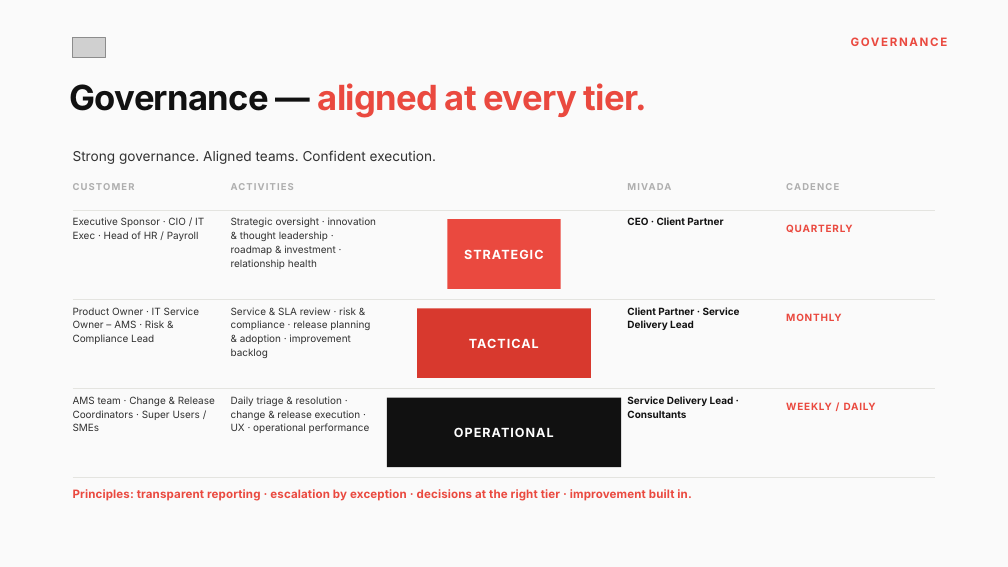
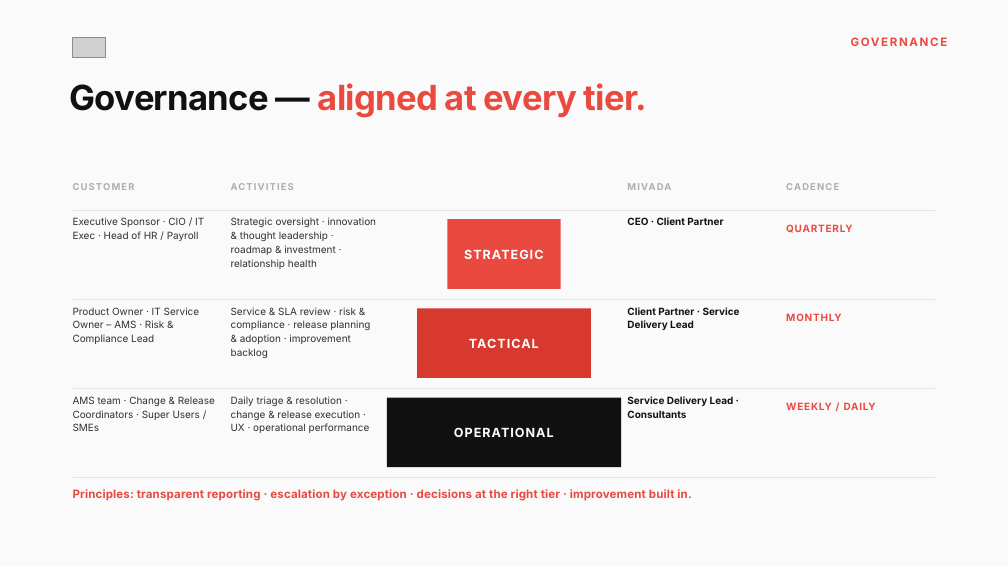
Before and after one commit to danielzrno/claude, a slide deck: slide 6 of design-system/samples/Mivada_AMS_Services_editorial.pptx. Drawn at 1008x567 pixels with LibreOffice and Linux fonts; fonts in the diff are those of the drawing; grey boxes stand for pictures. Boxes give left, top, right and bottom in pixels: in the first picture for what was removed or moved away, otherwise in the second. Text is boxed around its words. In the diff, an @@ line names an element or a change of style, - is before the commit and + after.

```diff
--- a/design-system/samples/Mivada_AMS_Services_editorial.pptx
+++ b/design-system/samples/Mivada_AMS_Services_editorial.pptx
@@ text removed at (73, 150, 436, 164) @@
-Strong governance. Aligned teams. Confident execution.
```
Also in this commit, not shown: 4 other slides changed, 8 other files.
